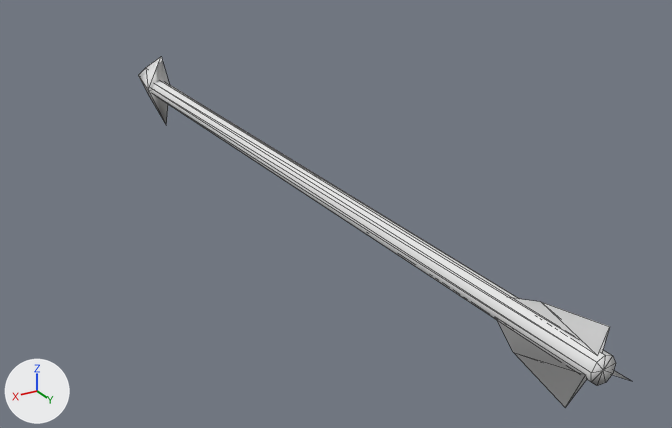
The OBJ model WorkingDir/Media/Models/Arrow_v01.obj: old version first, new version second.
Camera for both pictures: a 50 mm lens placed at (8.2, 15.2, 7.1), pointed at (-2.0, -1.8, -1.4). The lights are fixed; the arrows at lower left show +X, +Y and +Z. Mesh edges are drawn as thin lines. Where no turn or scale is listed for an object, it has been applied to the vertices.

Names of what the first picture shows: 'Arrow_v01'.
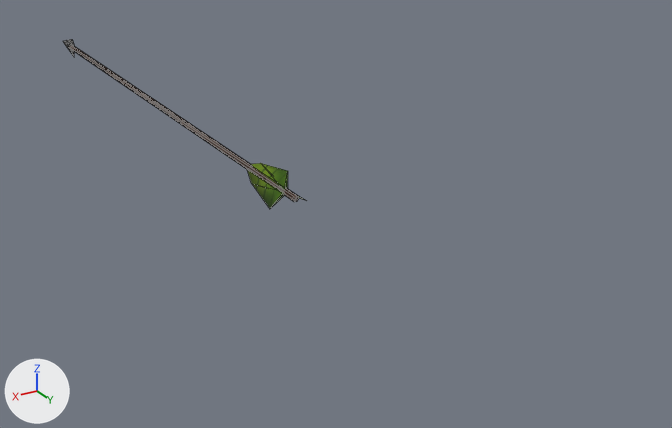
Pixel boxes [x1, y1, x2, y2] of what changed, in the pictures (672 x 428 px; the box of a moved part takes in the faces that stretch with it):
'Arrow_v01', reshaped (51% narrower, 52% shorter)
    before: [138, 57, 631, 407]
    after: [63, 39, 305, 208]
part 1 of me_arrow_v01, moved or reshaped
    before: [151, 81, 616, 386]
    after: [69, 45, 299, 202]
part 2 of me_arrow_v01, moved or reshaped
    before: [497, 320, 587, 407]
    after: [247, 170, 284, 208]
part 3 of me_arrow_v01, moved or reshaped
    before: [513, 298, 610, 354]
    after: [250, 163, 288, 190]
part 4 of me_arrow_v01, moved or reshaped (not visible afterwards)
    before: [612, 371, 631, 381]
part 5 of me_arrow_v01, deleted
    before: [138, 57, 169, 124]
part 6 of me_arrow_v01, added
    after: [63, 39, 74, 56]

The change in detail:
Picture 'Arrow_v01.png' (img_arrow_v01_png) is new.
Material 'lambert11SG' (mat_lambert11sg) is new.
Its texture is img_arrow_v01_png.
Its roughness is 1.0.
me_arrow_v01 is used by ob_arrow_v01; location (0.0, 0.0, 0.0).
me_arrow_v01 had 41 vertices, 52 faces and spanned x -0.5..0.7, y -8.7..8.3, z -0.3..1.5.
me_arrow_v01 no longer uses material mat_lambert2sg (white #e7e7e7).
me_arrow_v01 now has 42 vertices, 54 faces and spans x -0.4..0.4, y -16.4..0.0, z -0.3..0.5.
me_arrow_v01 part 1: the loose piece of 19 vertices spanning x -0.1..0.3, y -7.2..8.3, z 0.4..0.8 is scaled about its middle by (0.34, 1, 0.34), then moved by (-0.1, -8.3, -0.6), in mat_lambert11sg (picture img_arrow_v01_png).
me_arrow_v01 part 2: the loose piece of 5 vertices spanning x 0.2..0.7, y 6.4..8.3, z 0.2..0.5 is moved by (-0.2, -8.6, -0.5), in mat_lambert11sg (picture img_arrow_v01_png).
me_arrow_v01 part 3: the loose piece of 5 vertices spanning x 0.0..0.1, y 6.4..8.3, z 0.8..1.2 is moved by (-0.1, -8.6, -0.7), in mat_lambert11sg (picture img_arrow_v01_png).
me_arrow_v01 part 4: the loose piece of 5 vertices spanning x -0.5..-0.1, y 6.4..8.3, z 0.2..0.5 is moved by (0.1, -8.6, -0.5), in mat_lambert11sg (picture img_arrow_v01_png).
me_arrow_v01 part 5: the loose piece of 7 vertices spanning x -0.2..0.4, y -8.7..-6.8, z -0.3..1.5 is deleted.
Part 6, on me_arrow_v01:
8 vertices are added at x -0.1..0.1, y -16.4..-15.2, z -0.3..0.3.
12 new faces join them.
me_arrow_v01 now uses material mat_lambert11sg (picture img_arrow_v01_png).
